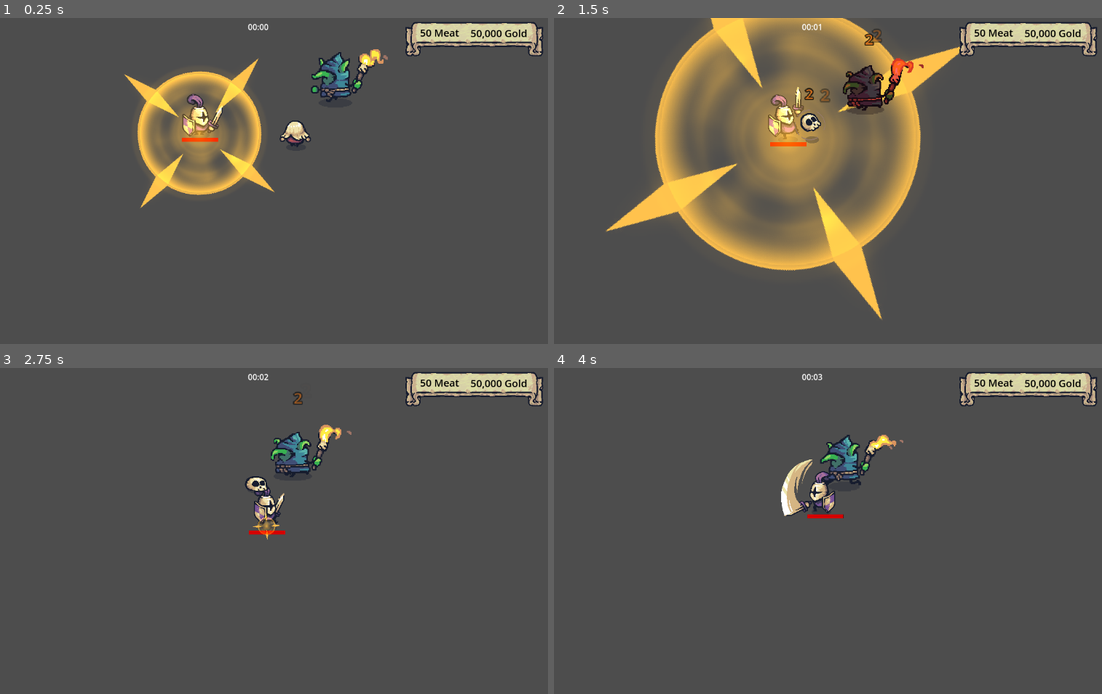
Above: before the commit, frames 1-4 (two rows, left to right).
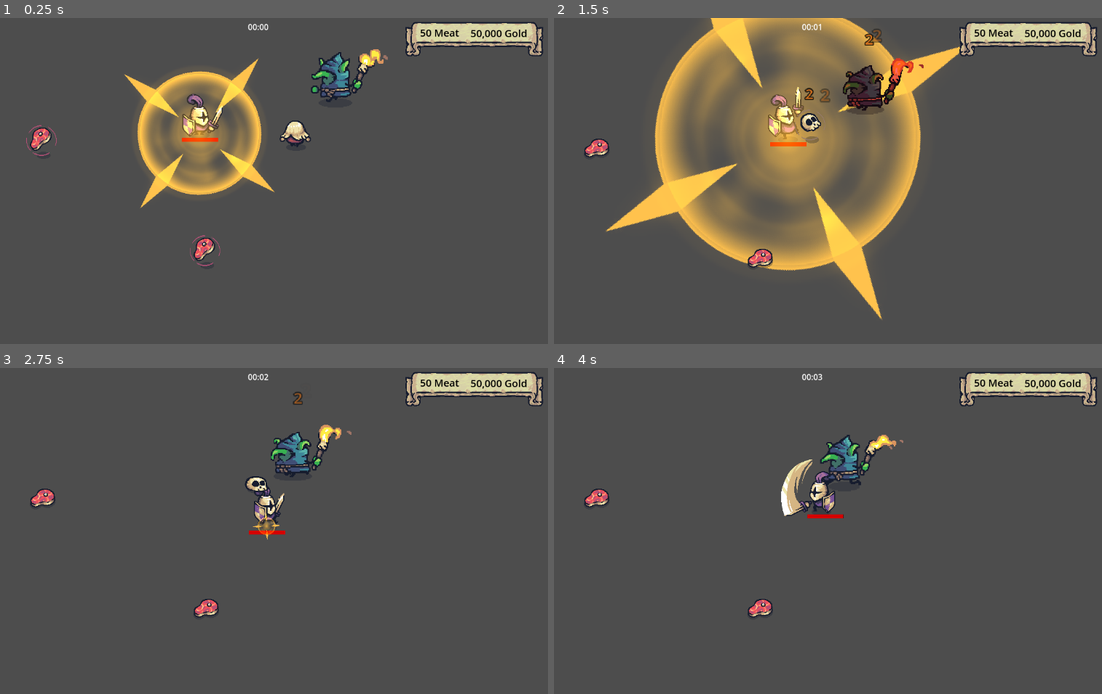
Above: after the commit, the same moments.

Repository: KarinaGante/BootcampSantander
Game: Godot game, scene res://Test Scenes/testUI.tscn
Two runs of this game, one before a commit and one after it. Both use one fixed random seed, a clock stepped at 60 frames per second and the inputs below. This scene is started directly instead of the project's main scene.
Inputs (mouse positions are in pixels of both pictures, inside the frame that each line leads up to):
- Up to frame 1 (0.25 s): no input
- Up to frame 2 (1.5 s): move the mouse to (937, 164) at 0.52 s; hold D (move_right) 0.53-1.28 s; click (937, 164) at 0.6 s; move the mouse to (696, 197) at 1.27 s; hold S (move_down) from 1.28 s (still down); click (696, 197) at 1.35 s
- Up to frame 3 (2.75 s): move the mouse to (317, 459) at 2.02 s; release S (move_down) at 2.03 s; hold D (move_right) from 2.03 s (still down); click (317, 459) at 2.1 s
- Up to frame 4 (4 s): move the mouse to (784, 596) at 2.77 s; release D (move_right) at 2.78 s; hold W (move_up) 2.78-3.53 s; click (784, 596) at 2.85 s; move the mouse to (986, 579) at 3.52 s; hold A (move_left) from 3.53 s (still down); click (986, 579) at 3.6 s

The runs differ from the first frame. In frame 1, 0.5% of the frame differs, in the area x 4-41%, y 32-77%; in frame 2, 0.4%; in frame 3, 0.4%; in frame 4, 0.4%.

Commit message:
fix: quebra de código no life regenerator, Signal do group player estava faltando

Diff:
--- /dev/null
+++ b/Game Design com Godot/Tiny Swords/Test Scenes/testMeat.tscn
@@ -0,0 +1,13 @@
+[gd_scene load_steps=3 format=3 uid="uid://d0jd33t8klnuo"]
+
+[ext_resource type="PackedScene" uid="uid://bujh04vn4qhhu" path="res://player/player.tscn" id="1_b1sma"]
+[ext_resource type="PackedScene" uid="uid://bwjbh4pma0xae" path="res://misc/meat.tscn" id="2_vymwh"]
+
+[node name="TestMeat" type="Node2D"]
+
+[node name="Player" parent="." instance=ExtResource("1_b1sma")]
+position = Vector2(745, 302)
+health = 50
+
+[node name="Meat" parent="." instance=ExtResource("2_vymwh")]
+position = Vector2(393, 497)
--- a/Game Design com Godot/Tiny Swords/Test Scenes/testUI.tscn
+++ b/Game Design com Godot/Tiny Swords/Test Scenes/testUI.tscn
@@ -1,16 +1,17 @@
-[gd_scene load_steps=5 format=3 uid="uid://6q5lywvqjr4r"]
+[gd_scene load_steps=6 format=3 uid="uid://6q5lywvqjr4r"]
 
 [ext_resource type="PackedScene" uid="uid://cqk7kj8du0jx3" path="res://GUI/gui.tscn" id="1_eoun7"]
 [ext_resource type="PackedScene" uid="uid://bujh04vn4qhhu" path="res://player/player.tscn" id="1_w0ian"]
 [ext_resource type="PackedScene" uid="uid://cmt7a3crg5bll" path="res://enemies/pawn.tscn" id="3_v83tl"]
 [ext_resource type="PackedScene" uid="uid://ci4n3c3u7oyar" path="res://enemies/goblin.tscn" id="4_fuwvt"]
+[ext_resource type="PackedScene" uid="uid://bwjbh4pma0xae" path="res://misc/meat.tscn" id="5_rw4f5"]
 
 [node name="Node2D" type="Node2D"]
 
-[node name="GUI2" parent="." instance=ExtResource("1_eoun7")]
-
 [node name="Player" parent="." instance=ExtResource("1_w0ian")]
 position = Vector2(460, 229)
+
+[node name="GUI2" parent="." instance=ExtResource("1_eoun7")]
 
 [node name="Pawn" parent="." instance=ExtResource("3_v83tl")]
 position = Vector2(671, 261)
@@ -18,3 +19,9 @@
 [node name="Goblin" parent="." instance=ExtResource("4_fuwvt")]
 position = Vector2(739, 159)
 metadata/_edit_group_ = true
+
+[node name="Meat" parent="." instance=ExtResource("5_rw4f5")]
+position = Vector2(146, 275)
+
+[node name="Meat2" parent="." instance=ExtResource("5_rw4f5")]
+position = Vector2(470, 494)
--- a/Game Design com Godot/Tiny Swords/misc/lifeRegenerator.gd
+++ b/Game Design com Godot/Tiny Swords/misc/lifeRegenerator.gd
@@ -3,10 +3,10 @@
 @export var regenerationAmount: int = 10
 
 func _ready():
-	$Area2D.body_entered.connect()
+	$Area2D.body_entered.connect(onBodyEntered)
 
 func onBodyEntered(body: Node2D) -> void:
 	if body.is_in_group("player"):
-		var player = body
+		var player: Player = body
 		player.heal(regenerationAmount)
 		queue_free()
--- a/Game Design com Godot/Tiny Swords/misc/meat.tscn
+++ b/Game Design com Godot/Tiny Swords/misc/meat.tscn
@@ -1,70 +1,70 @@
-[gd_scene load_steps=12 format=3 uid="uid://ds5va4l0apan0"]
+[gd_scene load_steps=12 format=3 uid="uid://bwjbh4pma0xae"]
 
 [ext_resource type="Texture2D" uid="uid://dlp35qj7mywsj" path="res://addons/Tiny Swords (Update 010)/Resources/Resources/M_Spawn.png" id="1_g6r30"]
 [ext_resource type="Script" path="res://misc/lifeRegenerator.gd" id="2_ki4cj"]
 
-[sub_resource type="AtlasTexture" id="AtlasTexture_wfyv4"]
+[sub_resource type="AtlasTexture" id="AtlasTexture_dugg8"]
 atlas = ExtResource("1_g6r30")
 region = Rect2(0, 0, 128, 128)
 
-[sub_resource type="AtlasTexture" id="AtlasTexture_63wwi"]
+[sub_resource type="AtlasTexture" id="AtlasTexture_y7skm"]
 atlas = ExtResource("1_g6r30")
 region = Rect2(128, 0, 128, 128)
 
-[sub_resource type="AtlasTexture" id="AtlasTexture_5ul84"]
+[sub_resource type="AtlasTexture" id="AtlasTexture_3heod"]
 atlas = ExtResource("1_g6r30")
 region = Rect2(256, 0, 128, 128)
 
-[sub_resource type="AtlasTexture" id="AtlasTexture_bbd01"]
+[sub_resource type="AtlasTexture" id="AtlasTexture_k56ce"]
 atlas = ExtResource("1_g6r30")
 region = Rect2(384, 0, 128, 128)
 
-[sub_resource type="AtlasTexture" id="AtlasTexture_rxy3p"]
+[sub_resource type="AtlasTexture" id="AtlasTexture_essjc"]
 atlas = ExtResource("1_g6r30")
 region = Rect2(512, 0, 128, 128)
 
-[sub_resource type="AtlasTexture" id="AtlasTexture_am0x0"]
+[sub_resource type="AtlasTexture" id="AtlasTexture_qolgb"]
 atlas = ExtResource("1_g6r30")
 region = Rect2(640, 0, 128, 128)
 
-[sub_resource type="AtlasTexture" id="AtlasTexture_7ctoi"]
+[sub_resource type="AtlasTexture" id="AtlasTexture_ghc62"]
 atlas = ExtResource("1_g6r30")
 region = Rect2(768, 0, 128, 128)
 
-[sub_resource type="SpriteFrames" id="SpriteFrames_puhvv"]
+[sub_resource type="SpriteFrames" id="SpriteFrames_2vtnm"]
 animations = [{
 "frames": [{
 "duration": 1.0,
-"texture": SubResource("AtlasTexture_wfyv4")
+"texture": SubResource("AtlasTexture_dugg8")
 }, {
 "duration": 1.0,
-"texture": SubResource("AtlasTexture_63wwi")
+"texture": SubResource("AtlasTexture_y7skm")
 }, {
 "duration": 1.0,
-"texture": SubResource("AtlasTexture_5ul84")
+"texture": SubResource("AtlasTexture_3heod")
 }, {
 "duration": 1.0,
-"texture": SubResource("AtlasTexture_bbd01")
+"texture": SubResource("AtlasTexture_k56ce")
 }, {
 "duration": 1.0,
-"texture": SubResource("AtlasTexture_rxy3p")
+"texture": SubResource("AtlasTexture_essjc")
 }, {
 "duration": 1.0,
-"texture": SubResource("AtlasTexture_am0x0")
+"texture": SubResource("AtlasTexture_qolgb")
 }, {
 "duration": 1.0,
-"texture": SubResource("AtlasTexture_7ctoi")
+"texture": SubResource("AtlasTexture_ghc62")
 }],
 "loop": false,
 "name": &"default",
 "speed": 10.0
 }]
 
-[sub_resource type="CircleShape2D" id="CircleShape2D_gm607"]
-radius = 24.0
+[sub_resource type="CircleShape2D" id="CircleShape2D_ut0wa"]
+radius = 25.02
 
 [node name="Meat" type="AnimatedSprite2D"]
-sprite_frames = SubResource("SpriteFrames_puhvv")
+sprite_frames = SubResource("SpriteFrames_2vtnm")
 autoplay = "default"
 frame = 6
 frame_progress = 1.0
@@ -73,7 +73,8 @@
 regenerationAmount = 20
 
 [node name="Area2D" type="Area2D" parent="."]
+position = Vector2(3, -16)
+scale = Vector2(1.24, 1.24)
 
 [node name="CollisionShape2D" type="CollisionShape2D" parent="Area2D"]
-position = Vector2(2, -16)
-shape = SubResource("CircleShape2D_gm607")
+shape = SubResource("CircleShape2D_ut0wa")
--- a/Game Design com Godot/Tiny Swords/player/player.gd
+++ b/Game Design com Godot/Tiny Swords/player/player.gd
@@ -203,4 +203,7 @@
 
 func heal(amount: int) -> int:
 	health += amount
+	if health > maxHealth:
+		health = maxHealth
+	print("Player recebeu cura de ", amount, ". A vida total é de ", health, "/", maxHealth)
 	return health
--- a/Game Design com Godot/Tiny Swords/player/player.tscn
+++ b/Game Design com Godot/Tiny Swords/player/player.tscn
@@ -263,7 +263,7 @@
 [sub_resource type="StyleBoxFlat" id="StyleBoxFlat_itfqh"]
 bg_color = Color(0.83, 0, 0, 1)
 
-[node name="Player" type="CharacterBody2D"]
+[node name="Player" type="CharacterBody2D" groups=["player"]]
 motion_mode = 1
 script = ExtResource("1_xomqa")
 ritualDamage = 2
